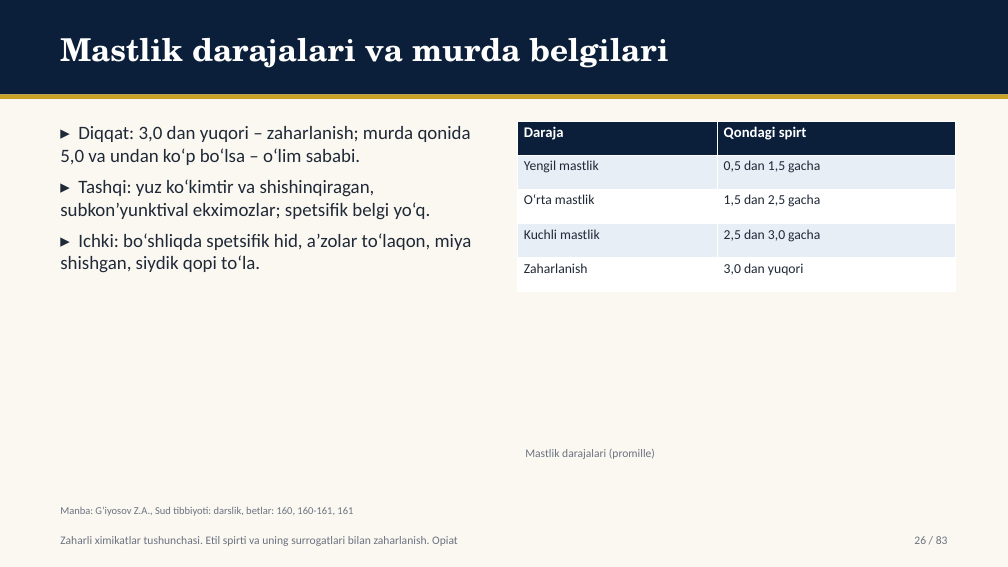
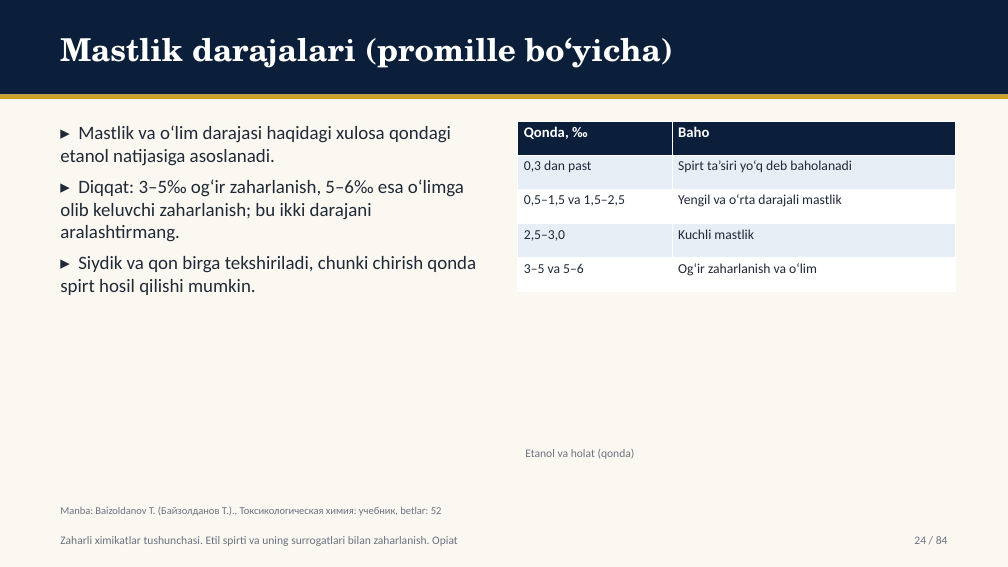
Before and after one commit to davlatsudekspert/forensic-expert, a slide deck: slide 24 of out/ktp26-u-29.pptx (slide 26 before the commit). Drawn at 1008x567 pixels with LibreOffice and Linux fonts; fonts in the diff are those of the drawing. Boxes give left, top, right and bottom in pixels: in the first picture for what was removed or moved away, otherwise in the second. Text is boxed around its words. In the diff, an @@ line names an element or a change of style, - is before the commit and + after.

```diff
--- a/out/ktp26-u-29.pptx
+++ b/out/ktp26-u-29.pptx
@@ text at box(60, 37, 673, 68): text changed @@
-Mastlik darajalari va murda belgilari
+Mastlik darajalari (promille bo‘yicha)
@@ text at box(60, 125, 476, 295): text changed @@
-▸ Diqqat: 3,0 dan yuqori – zaharlanish; murda qonida 5,0 va undan ko‘p bo‘lsa – o‘lim sababi.
-▸ Tashqi: yuz ko‘kimtir va shishinqiragan, subkon’yunktival ekximozlar; spetsifik belgi yo‘q.
-▸ Ichki: bo‘shliqda spetsifik hid, a’zolar to‘laqon, miya shishgan, siydik qopi to‘la.
+▸ Mastlik va o‘lim darajasi haqidagi xulosa qondagi etanol natijasiga asoslanadi.
+▸ Diqqat: 3–5‰ og‘ir zaharlanish, 5–6‰ esa o‘limga olib keluvchi zaharlanish; bu ikki darajani aralashtirmang.
+▸ Siydik va qon birga tekshiriladi, chunki chirish qonda spirt hosil qilishi mumkin.
@@ table at box(518, 121, 955, 291) @@
-row 1, column 1: Daraja
+row 1, column 1: Qonda, ‰
-row 1, column 2: Qondagi spirt
+row 1, column 2: Baho
-row 2, column 1: Yengil mastlik
+row 2, column 1: 0,3 dan past
-row 2, column 2: 0,5 dan 1,5 gacha
+row 2, column 2: Spirt ta’siri yo‘q deb baholanadi
-row 3, column 1: O‘rta mastlik
+row 3, column 1: 0,5–1,5 va 1,5–2,5
-row 3, column 2: 1,5 dan 2,5 gacha
+row 3, column 2: Yengil va o‘rta darajali mastlik
-row 4, column 1: Kuchli mastlik
+row 4, column 1: 2,5–3,0
-row 4, column 2: 2,5 dan 3,0 gacha
+row 4, column 2: Kuchli mastlik
-row 5, column 1: Zaharlanish
+row 5, column 1: 3–5 va 5–6
-row 5, column 2: 3,0 dan yuqori
+row 5, column 2: Og‘ir zaharlanish va o‘lim
@@ text at box(525, 449, 635, 459): text changed @@
-Mastlik darajalari (promille)
+Etanol va holat (qonda)
@@ text at box(60, 506, 442, 516): text changed @@
-Manba: G‘iyosov Z.A., Sud tibbiyoti: darslik, betlar: 160, 160-161, 161
+Manba: Baizoldanov T. (Байзолданов Т.)., Токсикологическая химия: учебник, betlar: 52
@@ text at box(914, 536, 948, 544): text changed @@
-26 / 83
+24 / 84
```
Also in this commit, not shown: 58 other slides changed, 23 slides added, 22 slides removed, 32 other files.
